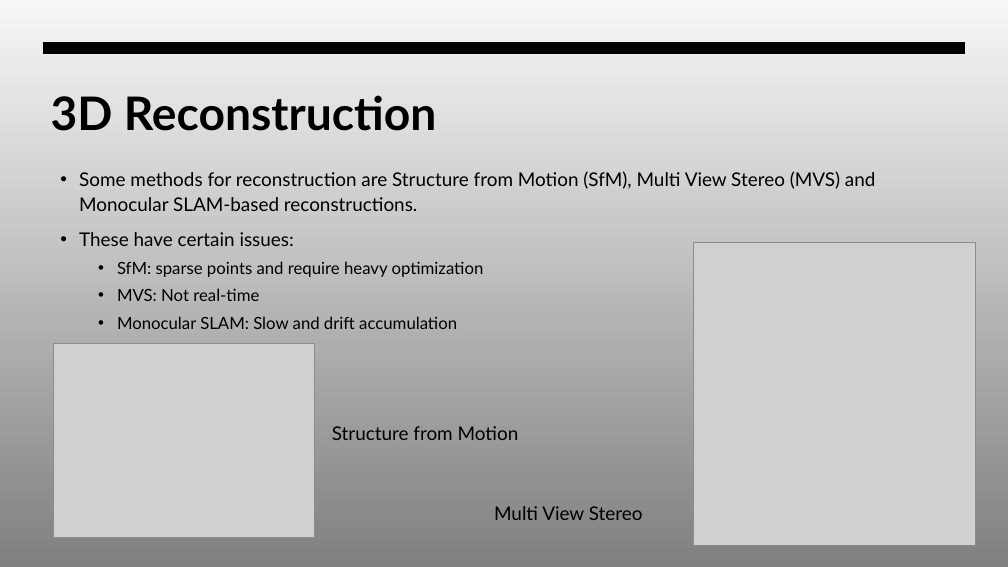
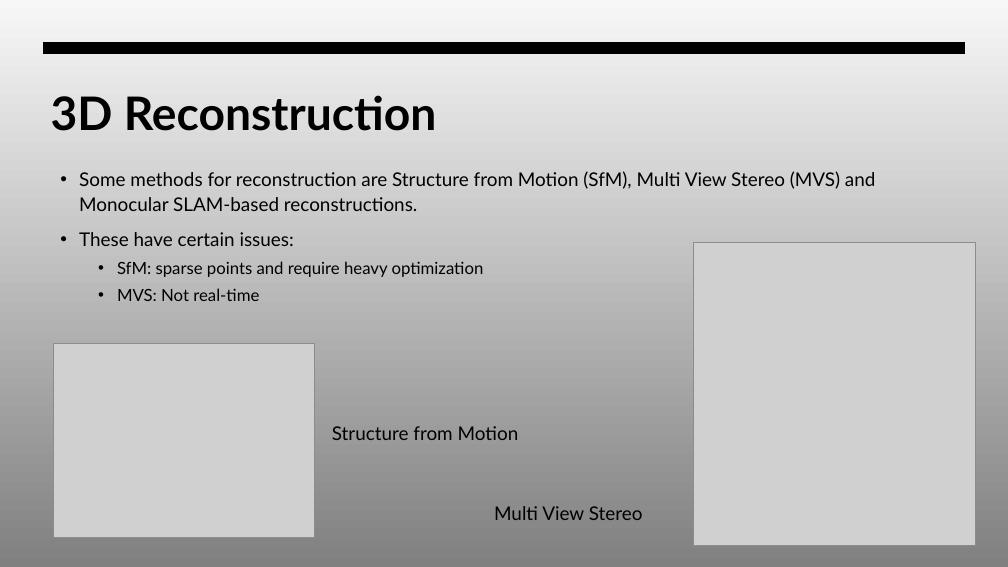
Before and after one commit to Warren-SJ/SLAM3R, a slide deck: slide 3 of SLAM3R.pptx. Drawn at 1008x567 pixels with LibreOffice and Linux fonts; fonts in the diff are those of the drawing; grey boxes stand for pictures. Boxes give left, top, right and bottom in pixels: in the first picture for what was removed or moved away, otherwise in the second. Text is boxed around its words. In the diff, an @@ line names an element or a change of style, - is before the commit and + after.

Commit message:
Modify presentation

```diff
--- a/SLAM3R.pptx
+++ b/SLAM3R.pptx
@@ text at [117, 316, 457, 329]: paragraph removed @@
-  • Monocular SLAM: Slow and drift accumulation
```
